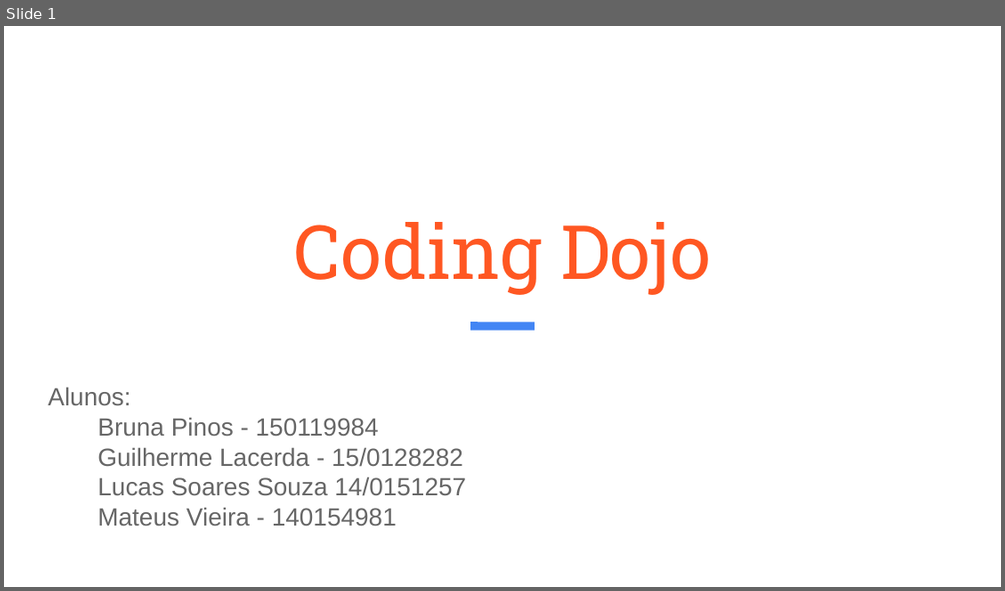
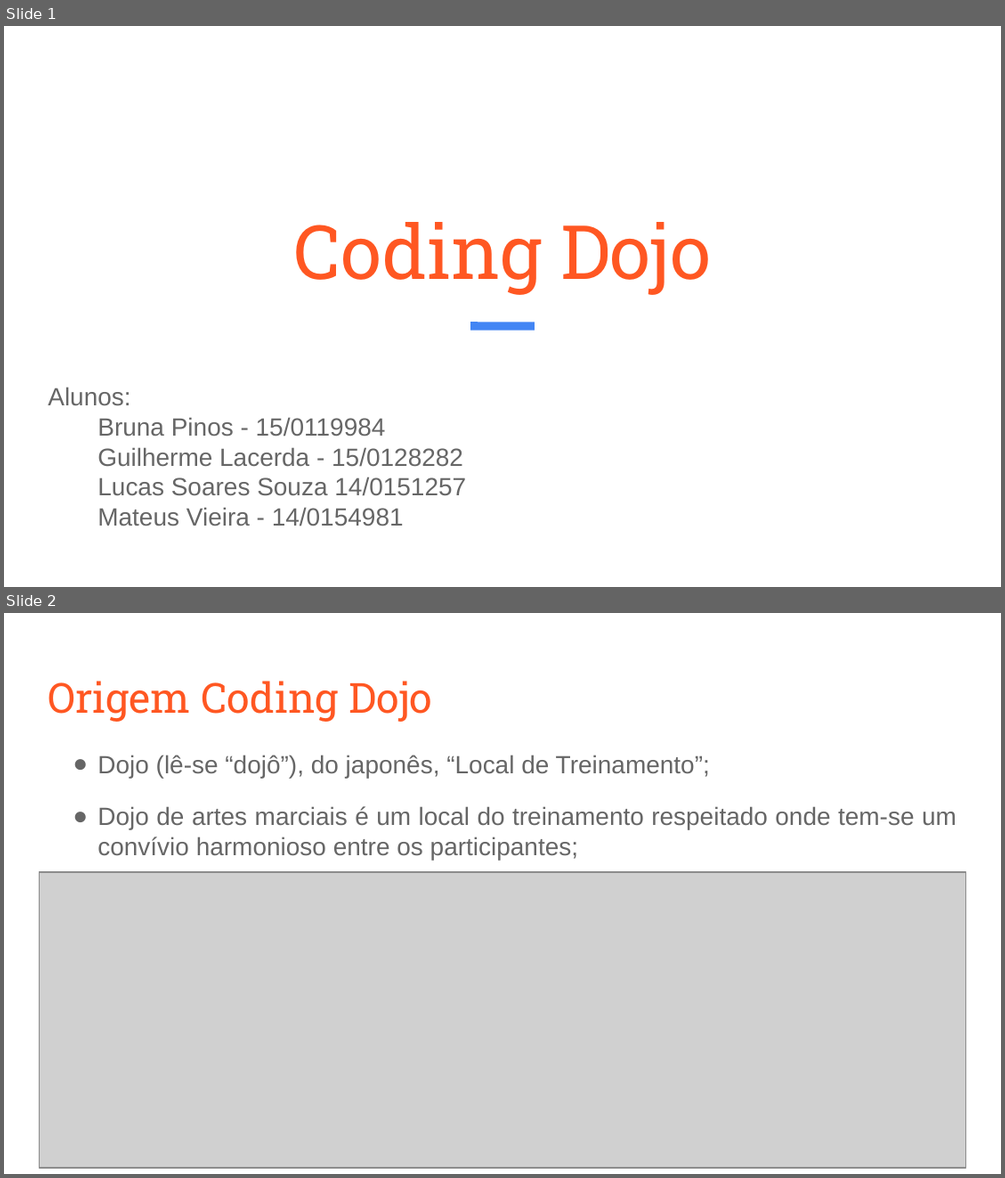
Before and after one commit to fga-eps-mds/A-Disciplina-MDS-EPS, a slide deck: MDS_Material/Coding_Dojo/Coding Dojo.odp. Shown one above the other, each under a label of ours: slide 1 before the commit, slides 1 and 2 after it. The pictures are 1005x591 and 1005x1178 pixels, drawn with LibreOffice and Linux fonts; fonts in the diff are those of the drawing; grey boxes stand for pictures. Boxes give left, top, right and bottom in pixels: in the first picture for what was removed or moved away, otherwise in the second. Text is boxed around its words. In the diff, an @@ line names an element or a change of style, - is before the commit and + after.

Commit message:
Refatorando apresentacao de coding dojo

```diff
--- a/MDS_Material/Coding_Dojo/Coding Dojo.odp
+++ b/MDS_Material/Coding_Dojo/Coding Dojo.odp
@@ slide 2 added at [4, 613, 1001, 1174], background #FFFFFF @@
@@ title added at [48, 681, 433, 722], 30 pt, text #FF5722 @@
+Origem Coding Dojo
@@ text added at [97, 755, 956, 860], 18 pt, text #666666 @@
+● Dojo (lê-se “dojô”), do japonês, “Local de Treinamento”;
+● Dojo de artes marciais é um local do treinamento respeitado onde tem-se um convívio harmonioso entre os participantes;
@@ picture added at [39, 872, 966, 1167] @@
@@ slide 1 changed as well @@
@@ subtitle at [97, 417, 386, 436]: text changed @@
-Bruna Pinos - 150119984
+Bruna Pinos - 15/0119984
@@ subtitle at [97, 476, 466, 526]: text changed @@
-Lucas Soares Souza 14/0151257
-Mateus Vieira - 140154981
+Lucas Soares Souza 14/0151257
+Mateus Vieira - 14/0154981
```
Also in this commit, not shown: 11 other slides changed, 8 other slides added, 1 slide removed.
